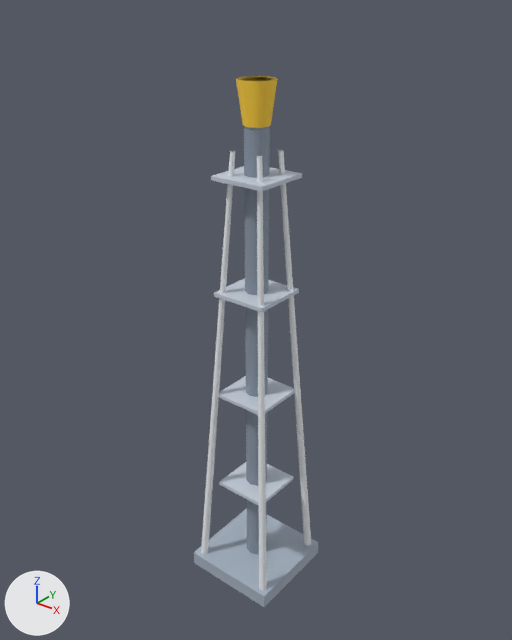
One commit to the glTF model assets/models/flare-stack.glb: the scene before it, then after it.
The view is the same before and after, from a 50 mm lens placed at (12.14, -15.22, 19.02), pointed at (-0.19, 0.2, 9.46). The lights are fixed; the arrows at lower left show +X, +Y and +Z. The first picture is the older version. Vertices at exactly the same position are counted once.

The first picture shows 'Root'.
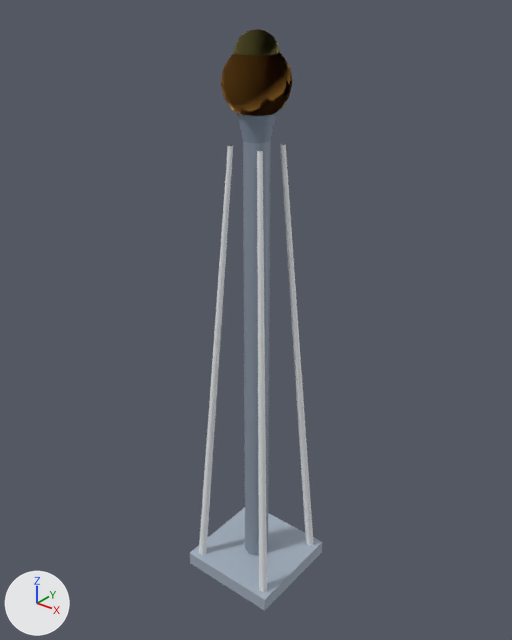
Boxes [x1, y1, x2, y2] around the edits, measured in the pictures (512 x 640 px; the box of a moved part takes in the faces that stretch with it):
'Root', reshaped (10% taller): before [194, 76, 319, 607]; after [190, 29, 322, 611]
part 1 of me_modelmesh, added: after [190, 507, 322, 611]
part 2 of me_modelmesh, moved or reshaped: before [278, 149, 311, 546]; after [280, 144, 313, 546]
part 3 of me_modelmesh, moved or reshaped: before [201, 151, 235, 554]; after [199, 145, 233, 555]
part 4 of me_modelmesh, moved or reshaped: before [257, 156, 267, 590]; after [257, 151, 267, 592]
part 5 of me_modelmesh, added (brown): after [221, 53, 293, 116]
part 6 of me_modelmesh, deleted: before [211, 166, 302, 191]
part 7 of me_modelmesh, deleted: before [219, 462, 294, 506]
part 8 of me_modelmesh, deleted: before [218, 376, 295, 415]
part 9 of me_modelmesh, deleted: before [214, 278, 299, 312]
part 10 of me_modelmesh, built on: before [194, 76, 319, 607]; after [234, 29, 280, 556]

Patch to the scene script:
```diff
--- a/assets/models/flare-stack.glb.py
+++ b/assets/models/flare-stack.glb.py
@@ me_modelmesh @@
 # used by ob_root; location = (0.0, 0.0, 0.0)
-me_modelmesh.from_pydata(...)  # 130 vertices, 180 faces; spans x -1.6..1.6, y -1.6..1.6, z 0.0..16.6
+me_modelmesh.from_pydata(...)  # 235 vertices, 372 faces; spans x -1.7..1.7, y -1.7..1.7, z 0.0..17.8
+# me_modelmesh part 1: a new loose piece, a box spanning x -1.7..1.7, y -1.7..1.7, z 0.0..0.5, in mat_defaultvertexcolormaterial
+# me_modelmesh part 2: the loose piece of 13 vertices spanning x 0.4..1.5, y 0.4..1.5, z 0.3..14.7 is scaled about its middle by 1.02, then moved by (0.1, 0.1, 0.0)
+# me_modelmesh part 3: the loose piece of 13 vertices spanning x -1.5..-0.4, y -1.5..-0.4, z 0.3..14.7 is scaled about its middle by 1.02, then moved by (-0.1, -0.1, 0.0)
+# me_modelmesh part 4: the loose piece of 13 vertices spanning x 0.4..1.5, y -1.5..-0.4, z 0.3..14.7 is scaled about its middle by 1.02, then moved by (0.1, -0.1, 0.0)
+# me_modelmesh part 5: a new loose piece of 73 vertices spanning x -0.9..0.9, y -0.9..0.9, z 15.6..17.5, in mat_defaultvertexcolormaterial
+# me_modelmesh part 6: the loose piece of 8 vertices spanning x -0.9..0.9, y -0.9..0.9, z 13.9..14.1 is deleted
+# me_modelmesh part 7: the loose piece of 8 vertices spanning x -0.9..0.9, y -0.9..0.9, z 3.4..3.6 is deleted
+# me_modelmesh part 8: the loose piece of 8 vertices spanning x -0.9..0.9, y -0.9..0.9, z 6.9..7.1 is deleted
+# me_modelmesh part 9: the loose piece of 8 vertices spanning x -0.9..0.9, y -0.9..0.9, z 10.4..10.6 is deleted
+# me_modelmesh part 10
+# 44 vertices are removed from x -1.6..1.6, y -1.6..1.6, z 0.0..16.6
+# 60 faces are deleted
+# 91 vertices are added at x -0.6..0.6, y -0.6..0.6, z 0.0..17.8
+# 9 new vertices lie (0.0, 0.0, 15.0) away from vertices in x -0.4..0.4, y -0.4..0.4, z 0.0
+# 168 new faces join them
+# other edits to the shape of me_modelmesh do not show in these pictures
 me_modelmesh.materials.append(mat_defaultvertexcolormaterial)
```
